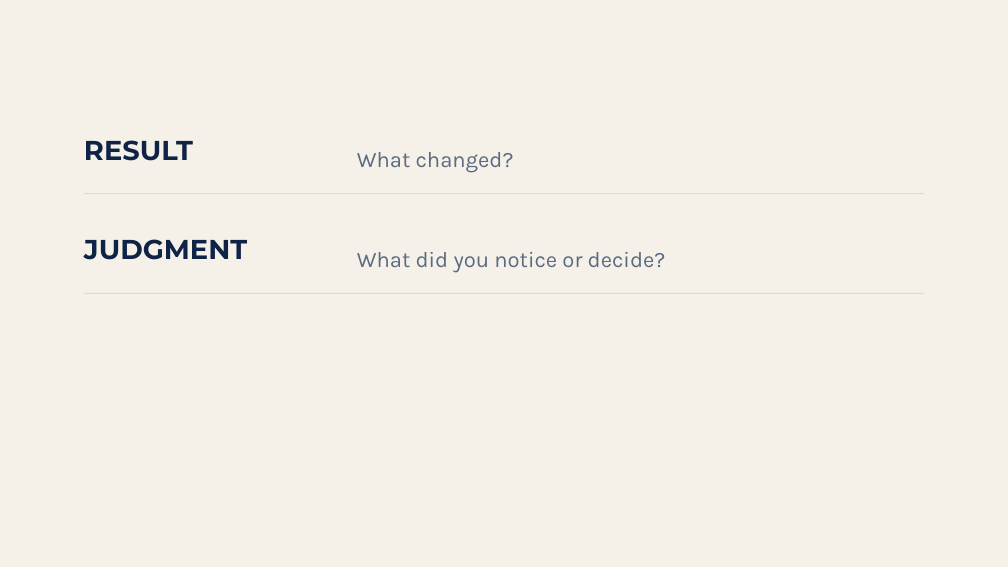
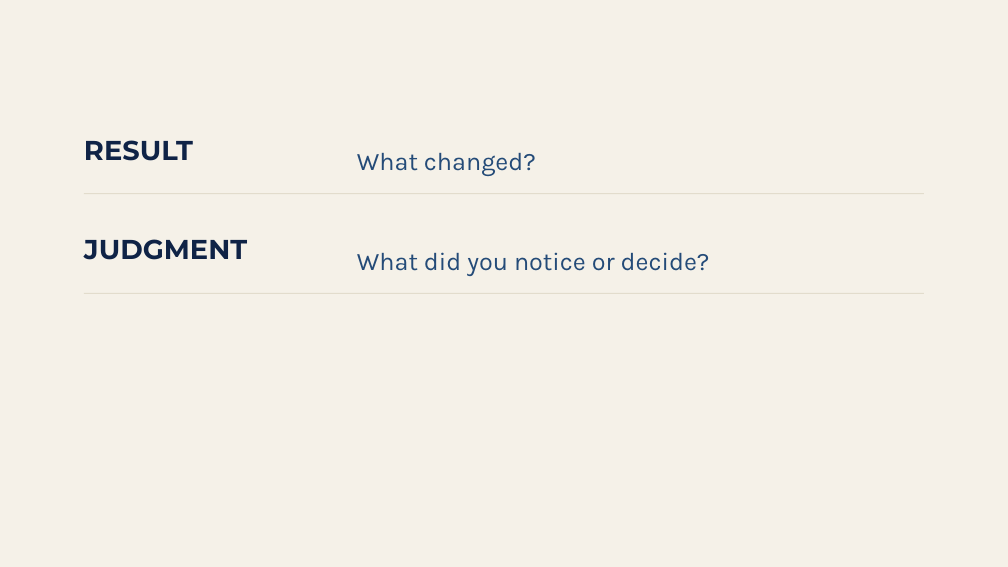
Before and after one commit to temidanielle/temidayoafonja-site, a slide deck: slide 16 of deliverables/video-5-slides/out/Video_5_Reveal_Builds.pptx. Drawn at 1008x567 pixels with LibreOffice and Linux fonts; fonts in the diff are those of the drawing. Boxes give left, top, right and bottom in pixels: in the first picture for what was removed or moved away, otherwise in the second. Text is boxed around its words. In the diff, an @@ line names an element or a change of style, - is before the commit and + after.

```diff
--- a/deliverables/video-5-slides/out/Video_5_Reveal_Builds.pptx
+++ b/deliverables/video-5-slides/out/Video_5_Reveal_Builds.pptx
@@ text "What changed?" at (357, 153, 536, 176): size 21 to 24 pt, text colour #5A6B82 to #244B78 @@
@@ text "What did you notice or ..." at (357, 252, 710, 276): size 21 to 24 pt, text colour #5A6B82 to #244B78 @@
```
Also in this commit, not shown: 10 other slides changed, 26 other files.
